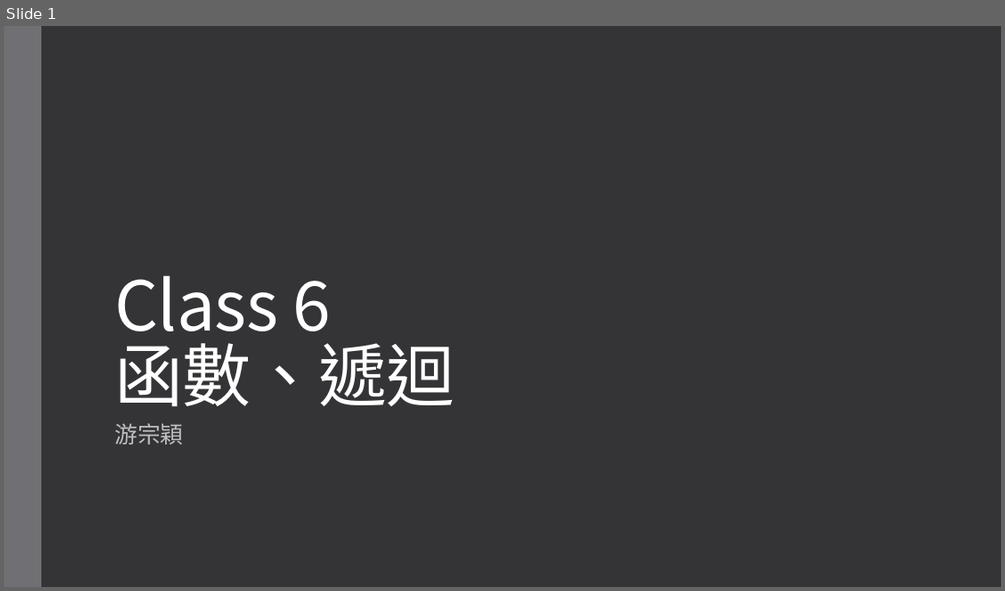
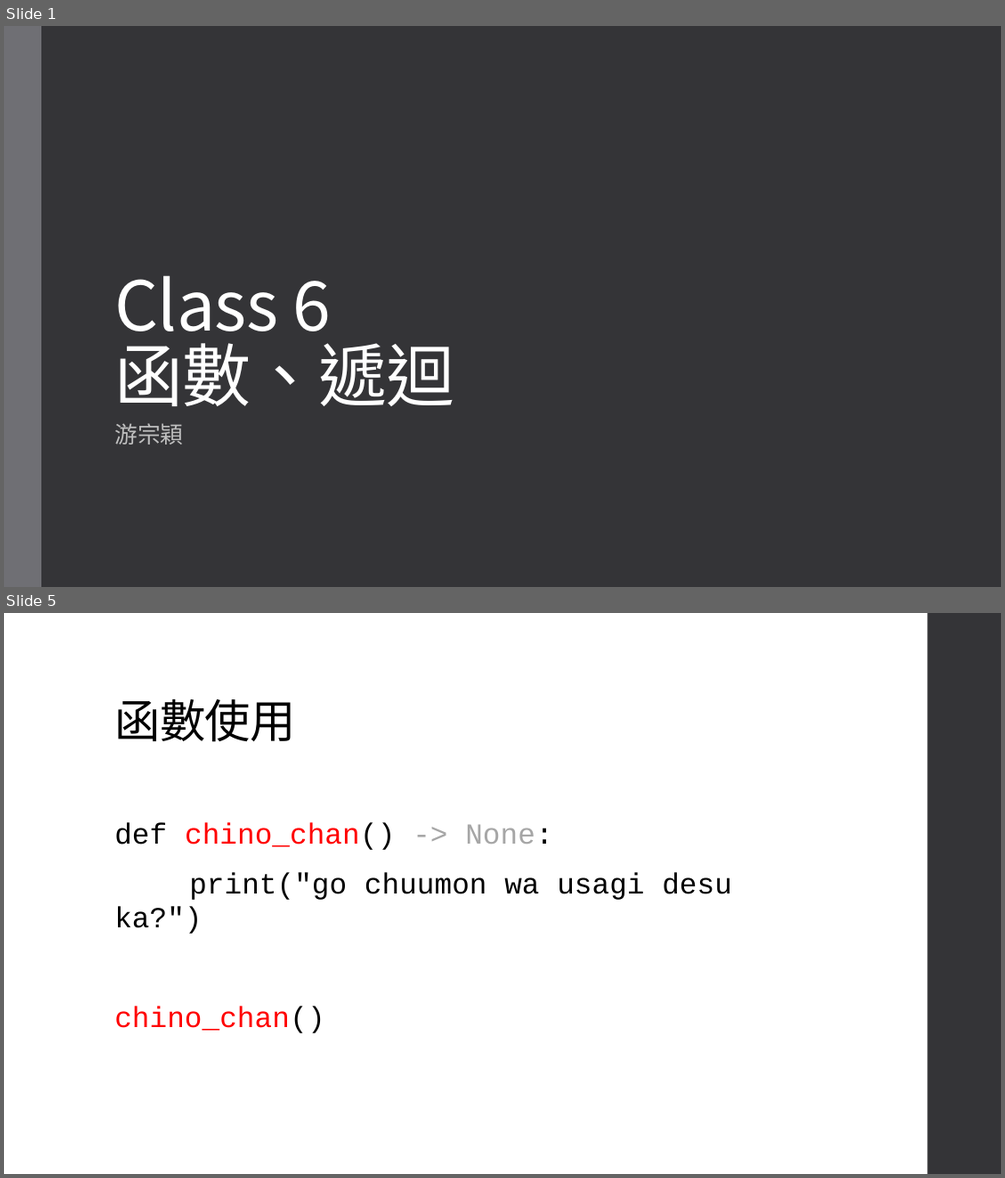
Before and after one commit to an920107/ServiceLearning, a slide deck: Class 6 函數、遞迴.pptx. Shown one above the other, each under a label of ours: slide 1 before the commit, slides 1 and 5 after it; the slides between them are not shown. The pictures are 1005x591 and 1005x1178 pixels, drawn with LibreOffice and Linux fonts; fonts in the diff are those of the drawing. Boxes give left, top, right and bottom in pixels: in the first picture for what was removed or moved away, otherwise in the second. Text is boxed around its words. In the diff, an @@ line names an element or a change of style, - is before the commit and + after.

```diff
--- a/Class 6 函數、遞迴.pptx
+++ b/Class 6 函數、遞迴.pptx
@@ slide 5 added at [4, 613, 1001, 1174], background #FFFFFF @@
@@ rectangle added at [928, 613, 1001, 1174], fill #353537 @@
@@ title added at [114, 699, 296, 742], 44 pt, text #000000 @@
+函數使用
@@ text added at [114, 823, 732, 1033], 28 pt, text #000000 @@
+def chino_chan() -> None:
+print("go chuumon wa usagi desu ka?")
+chino_chan()
```
Also in this commit, not shown: 16 other slides added.
